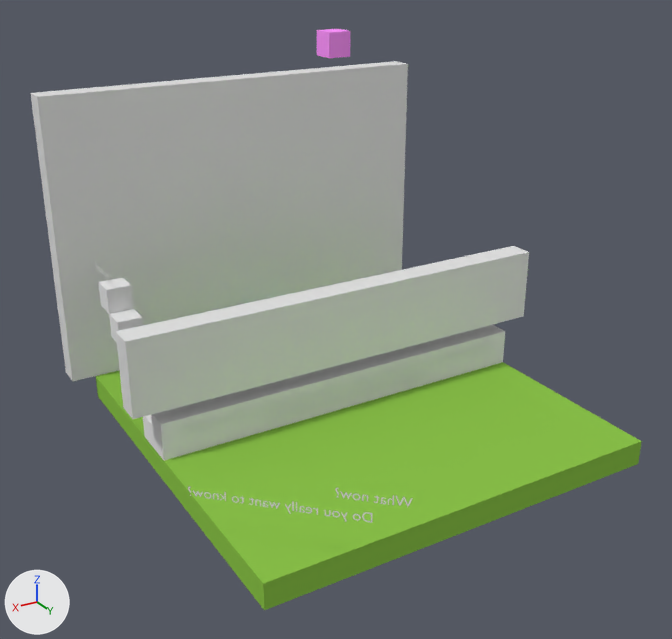
The Blender file obj/level7_Finale/level7_Finale.blend as it was, and as the next commit left it.
The view is the same before and after, from a 50 mm lens placed at (17.7, 28.3, 18.1), pointed at (1.2, 0.8, 4.4). The lights are fixed; the arrows at lower left show +X, +Y and +Z.

Script lines for the objects in view, before the commit:
```python
me_cube_000 = bpy.data.meshes.new('Cube.000')
me_cube_000.from_pydata(...)  # a box spanning x 0.0..1.0, y 0.0..1.0, z 0.0..1.0
me_cube_006 = bpy.data.meshes.new('Cube.006')
me_cube_006.from_pydata(...)  # a box spanning x 0.0..1.0, y 0.0..1.0, z 0.0..1.0
me_cube_006.materials.append(mat_white)  # white #e7e7e7
me_cube_010 = bpy.data.meshes.new('Cube.010')
me_cube_010.from_pydata(...)  # a box spanning x 0.0..1.0, y 0.0..1.0, z 0.0..1.0
txt_text_001 = bpy.data.curves.new('Text.001', 'FONT')
txt_text_001.body = 'Why here?'
txt_text_001.materials.append(mat_black)  # white #e7e7e7
txt_text_001.align_x = 'CENTER'
txt_text_001.align_y = 'BOTTOM_BASELINE'
txt_text_001.size = 0.5
ob_boundary_000 = bpy.data.objects.new('Boundary.000', me_cube_010)
ob_boundary_000.location = (-9.0, -1.0, 2.0)
ob_boundary_000.scale = (18.0, 1.0, 3.0)
ob_boundary_001 = bpy.data.objects.new('Boundary.001', me_cube_000)
ob_boundary_001.location = (-8.0, -9.0, 0.0)
ob_boundary_001.scale = (17.0, 1.0, 12.0)
ob_floor_002 = bpy.data.objects.new('Floor.002', me_cube_006)
ob_floor_002.location = (-8.0, -1.0, 0.0)
ob_floor_002.scale = (16.0, 1.0, 1.5)
ob_text_001 = bpy.data.objects.new('Text.001', txt_text_001)
ob_text_001.location = (7.9, -5.5, 5.38)
ob_text_001.rotation_euler = (1.571, 0.0, -1.571)  # degrees (90, 0, -90)
# also in view: 'Floor.008' at (7.5, -5.5, 4.5); 'Light.0.000' at (-2.5, -5.5, 13.5); 'Floor.001' at (0.0, 0.0, -0.5)
```
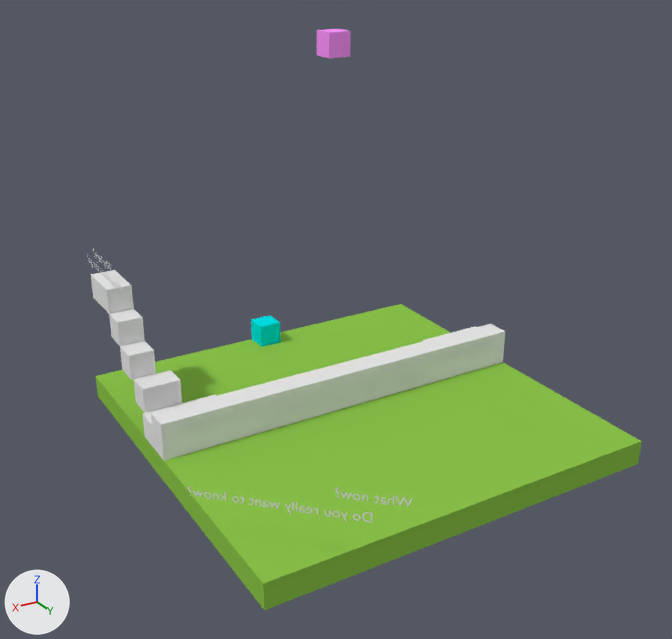
Pixel boxes [x1, y1, x2, y2] of what changed, in the pictures (672 x 639 px):
'Boundary.001', hidden
    before: [30, 61, 408, 381]
'Boundary.000', hidden
    before: [116, 246, 529, 419]
'Text.001', text changed
    before: [95, 264, 113, 281]
    after: [87, 249, 121, 291]

What the commit changed:
In text 'Text.001' (txt_text_001), body goes from 'Why here?' to 'Why here?\nWhere does this go?'.
Object 'Boundary.000' (ob_boundary_000) is now hidden.
Object 'Boundary.001' (ob_boundary_001) is now hidden.
